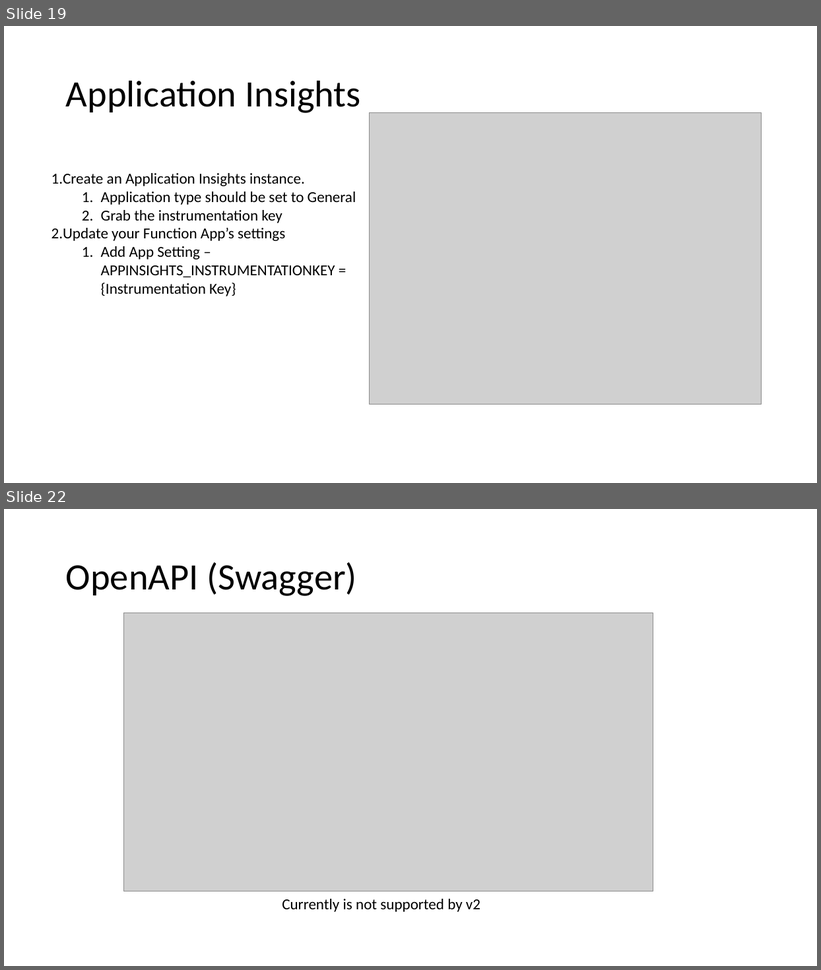
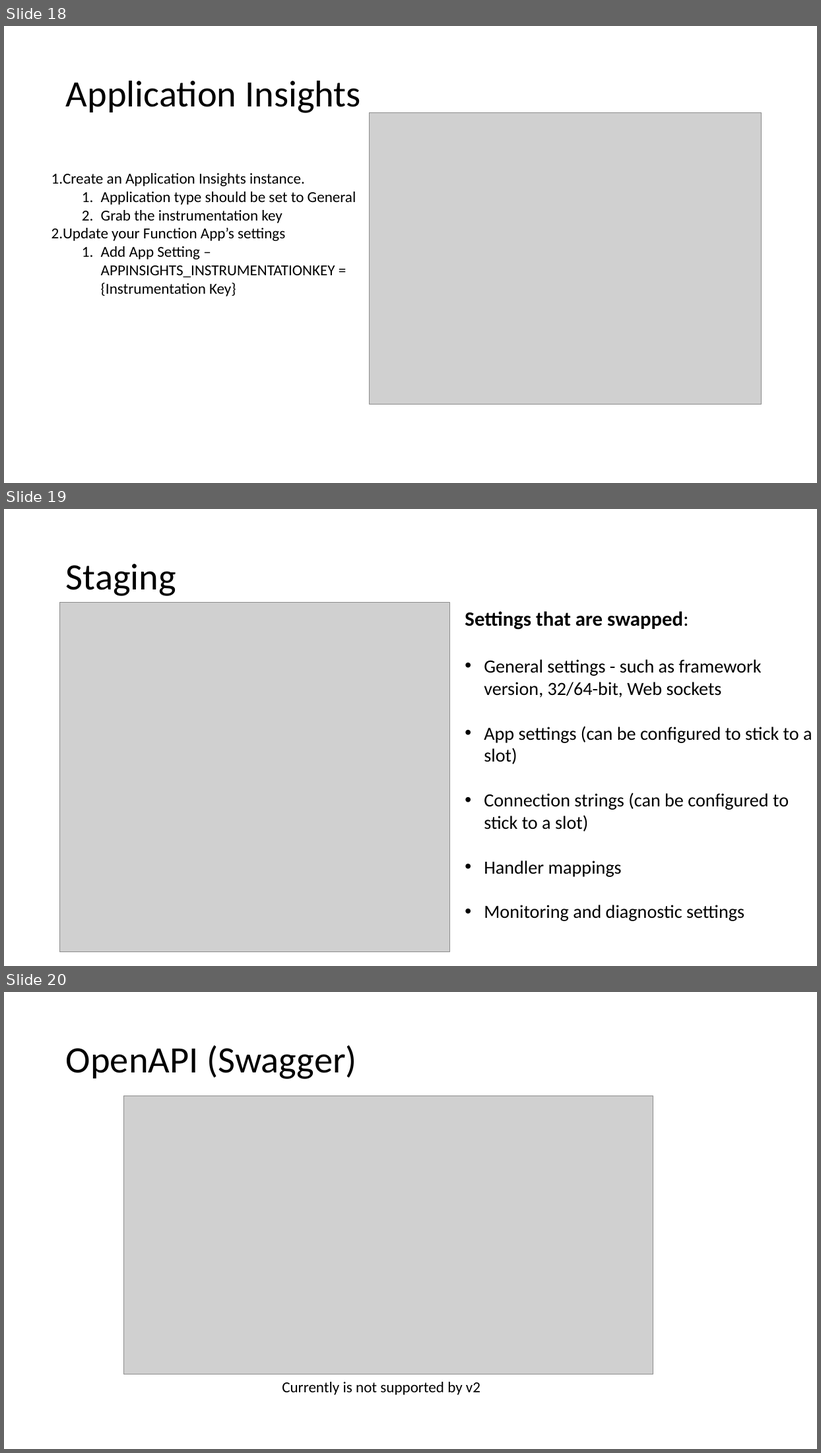
Before and after one commit to Dekorg/TrackApartmentsApp, a slide deck: Presentation/Azure Functions.pptx. Shown one above the other, each under a label of ours: slides 19 and 22 before the commit, slides 18, 19 and 20 after it; the slides between them are not shown. The pictures are 821x970 and 821x1453 pixels, drawn with LibreOffice and Linux fonts; fonts in the diff are those of the drawing; grey boxes stand for pictures. Boxes give left, top, right and bottom in pixels: in the first picture for what was removed or moved away, otherwise in the second. Text is boxed around its words. In the diff, an @@ line names an element or a change of style, - is before the commit and + after.

```diff
--- a/Presentation/Azure Functions.pptx
+++ b/Presentation/Azure Functions.pptx
@@ slide 19 added at <box>4,509,817,966</box>, background #FFFFFF @@
@@ title added at <box>66,564,176,596</box>, 44 pt, text #000000 @@
+Staging
@@ picture added at <box>60,602,450,952</box> @@
@@ text added at <box>465,611,812,921</box>, 22 pt, text #000000 @@
+Settings that are swapped:
+• General settings - such as framework version, 32/64-bit, Web sockets
+• App settings (can be configured to stick to a slot)
+• Connection strings (can be configured to stick to a slot)
+• Handler mappings
+• Monitoring and diagnostic settings
@@ what was slide 19 is now slide 18 @@
@@ what was slide 22 is now slide 20 @@
```
Also in this commit, not shown: 5 slides changed, 2 slides removed, 1 other file.
